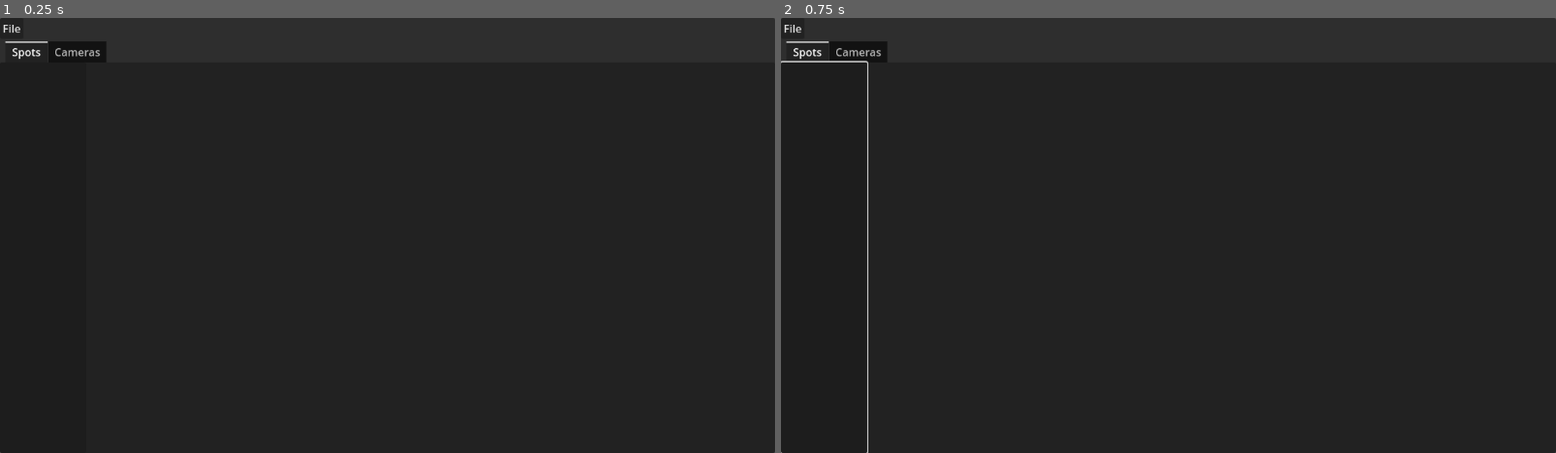
Above: before the commit, frames 1-2 (left to right).
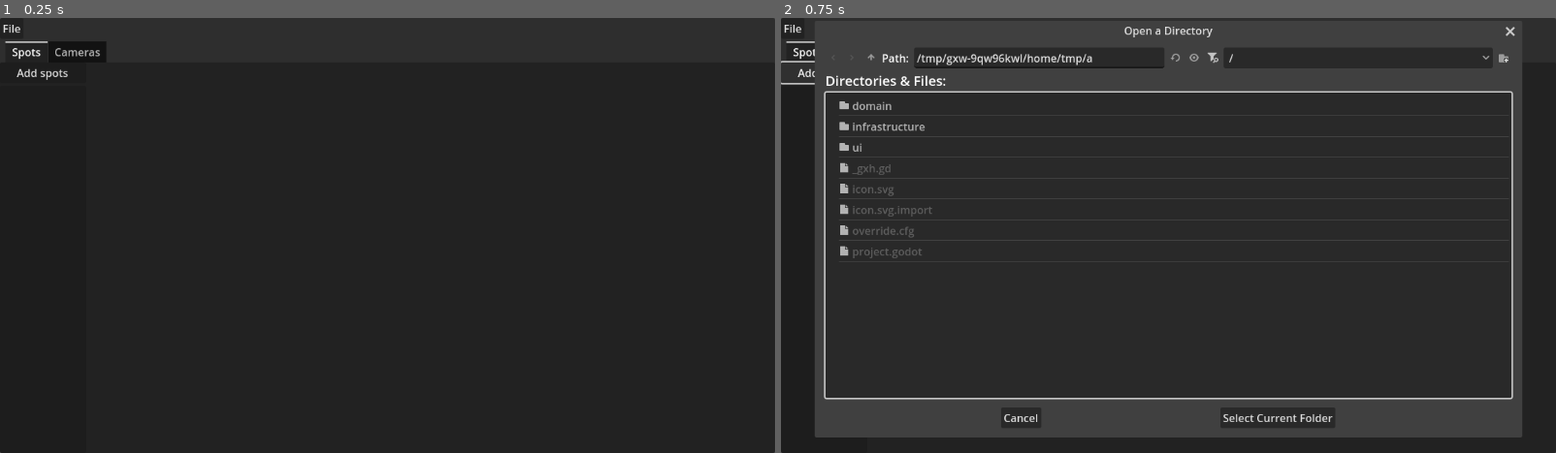
Above: after the commit, the same moments.

Repository: namelessvoid/WildLifeSpot
Game: Godot game, scene res://ui/main_scene.tscn
The game is run twice, just before and just after one commit, with the same random seed, the same clock (stepped at 60 frames per second) and the same inputs. The engine's default icon, where the game draws it, is replaced by a stand-in: a white triangle on a blue panel in a dark square.
Inputs (mouse positions are in pixels of both pictures, inside the frame that each line leads up to):
- Up to frame 1 (0.25 s): no input
- Up to frame 2 (0.75 s): click (827, 74) at 0.5 s, where only the run after the commit has a clickable "Add spots"

The runs differ from the first frame. In frame 1, less than 0.1% of the frame differs, in the area x 2-9%, y 11-15%; in frame 2, 18%, in the area x 0-96%, y 2-100%.

Commit message:
ui: Move bulk spot button from file menu to spot tab

Diff:
--- a/ui/main_ui.gd
+++ b/ui/main_ui.gd
@@ -8,7 +8,7 @@
 @onready var _file_menu := %File as PopupMenu
 @onready var _spots_tab := %Spots
 @onready var _cameras_tab := %Cameras
-@onready var _spot_bulk_file_dialog := %SpotBulkFileDialog
+@onready var _bulk_spot_file_dialog := %BulkSpotFileDialog
 @onready var _bulk_spot_window := %BulkSpotWindow
 
 func _ready():
@@ -19,10 +19,11 @@
 
 	assert(_file_menu)
 	assert(_cameras_tab)
-	assert(_spot_bulk_file_dialog)
+	assert(_bulk_spot_file_dialog)
 
 	_file_menu.id_pressed.connect(_on_file_menu_id_pressed)
-	_spot_bulk_file_dialog.dir_selected.connect(_on_spot_bulk_directory_selected)
+	_spots_tab.request_spot_bulk_add.connect(_bulk_spot_file_dialog.popup_centered_ratio.bind(0.9))
+	_bulk_spot_file_dialog.dir_selected.connect(_on_spot_bulk_directory_selected)
 	_bulk_spot_window.finished.connect(_spots_tab.refresh_date_list)
 
 	_cameras_tab.camera_repository = camera_repository
@@ -34,7 +35,6 @@
 
 func _on_file_menu_id_pressed(p_id: int):
 	match p_id:
-		1: _spot_bulk_file_dialog.popup_centered_ratio(0.9)
 		2: get_tree().quit()
 
 func _on_spot_bulk_directory_selected(dir: String) -> void:
--- a/ui/main_ui.tscn
+++ b/ui/main_ui.tscn
@@ -30,11 +30,9 @@
 
 [node name="File" type="PopupMenu" parent="Panel/VBoxContainer/MenuBar"]
 unique_name_in_owner = true
-item_count = 2
-item_0/text = "Add spots from directory"
-item_0/id = 1
-item_1/text = "Quit"
-item_1/id = 2
+item_count = 1
+item_0/text = "Quit"
+item_0/id = 2
 
 [node name="TabContainer" type="TabContainer" parent="Panel/VBoxContainer"]
 layout_mode = 2
@@ -58,6 +56,11 @@
 
 [node name="SpotDaysContainer" type="VBoxContainer" parent="Panel/VBoxContainer/TabContainer/Spots/HSplitContainer"]
 layout_mode = 2
+
+[node name="BulkAddButton" type="Button" parent="Panel/VBoxContainer/TabContainer/Spots/HSplitContainer/SpotDaysContainer"]
+unique_name_in_owner = true
+layout_mode = 2
+text = "Add spots"
 
 [node name="DateList" type="ItemList" parent="Panel/VBoxContainer/TabContainer/Spots/HSplitContainer/SpotDaysContainer"]
 unique_name_in_owner = true
@@ -155,7 +158,7 @@
 layout_mode = 2
 text = "Save"
 
-[node name="SpotBulkFileDialog" type="FileDialog" parent="."]
+[node name="BulkSpotFileDialog" type="FileDialog" parent="."]
 unique_name_in_owner = true
 title = "Open a Directory"
 initial_position = 1
--- a/ui/spots_tab.gd
+++ b/ui/spots_tab.gd
@@ -1,7 +1,10 @@
 extends Control
+
+signal request_spot_bulk_add
 
 var spot_repository: FSSpotRepository
 
+@onready var _bulk_add_button: Button = %BulkAddButton
 @onready var _date_list: ItemList = %DateList
 @onready var _spot_details_container: VBoxContainer = %SpotDetailsContainer
 
@@ -12,8 +15,11 @@
 		_date_list.add_item(date)
 
 func _ready():
+	assert(_bulk_add_button)
 	assert(_date_list)
+	assert(_spot_details_container)
 
+	_bulk_add_button.pressed.connect(request_spot_bulk_add.emit)
 	_date_list.item_selected.connect(_on_date_selected)
 
 	_spot_details_container.visible = true
